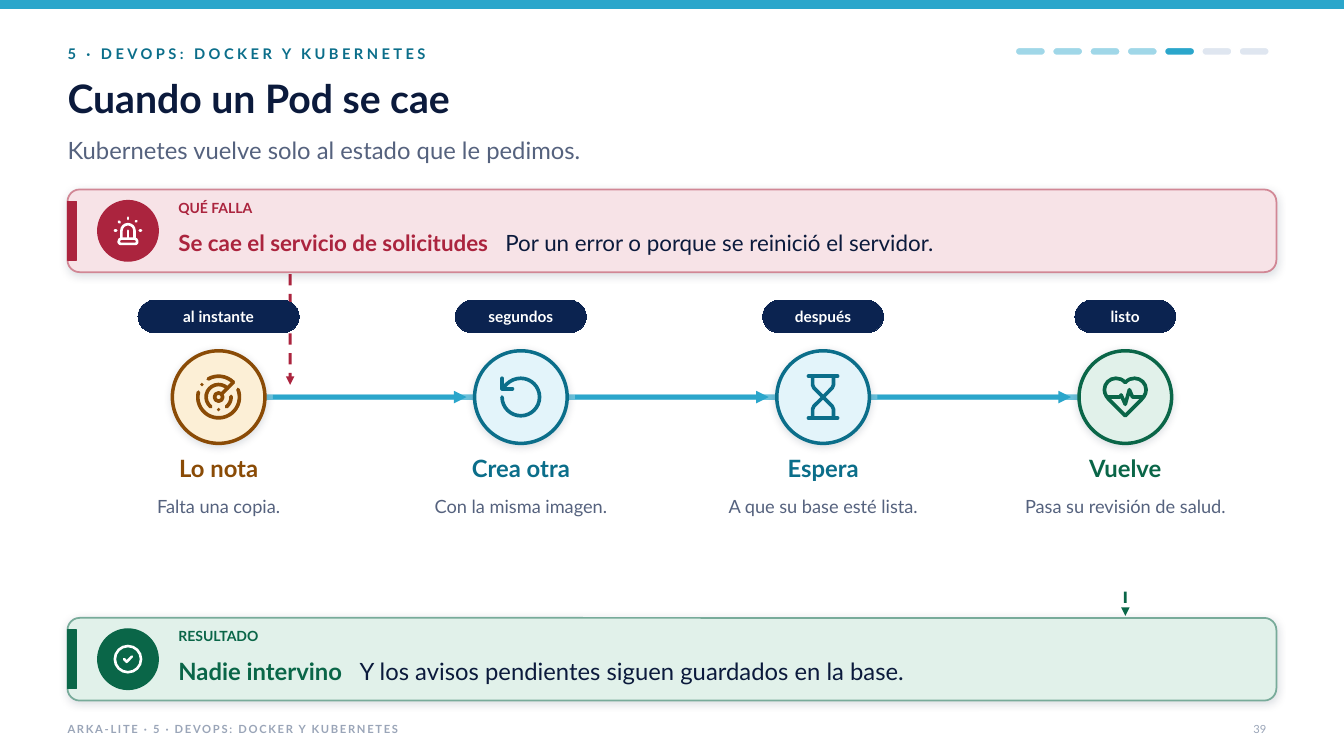
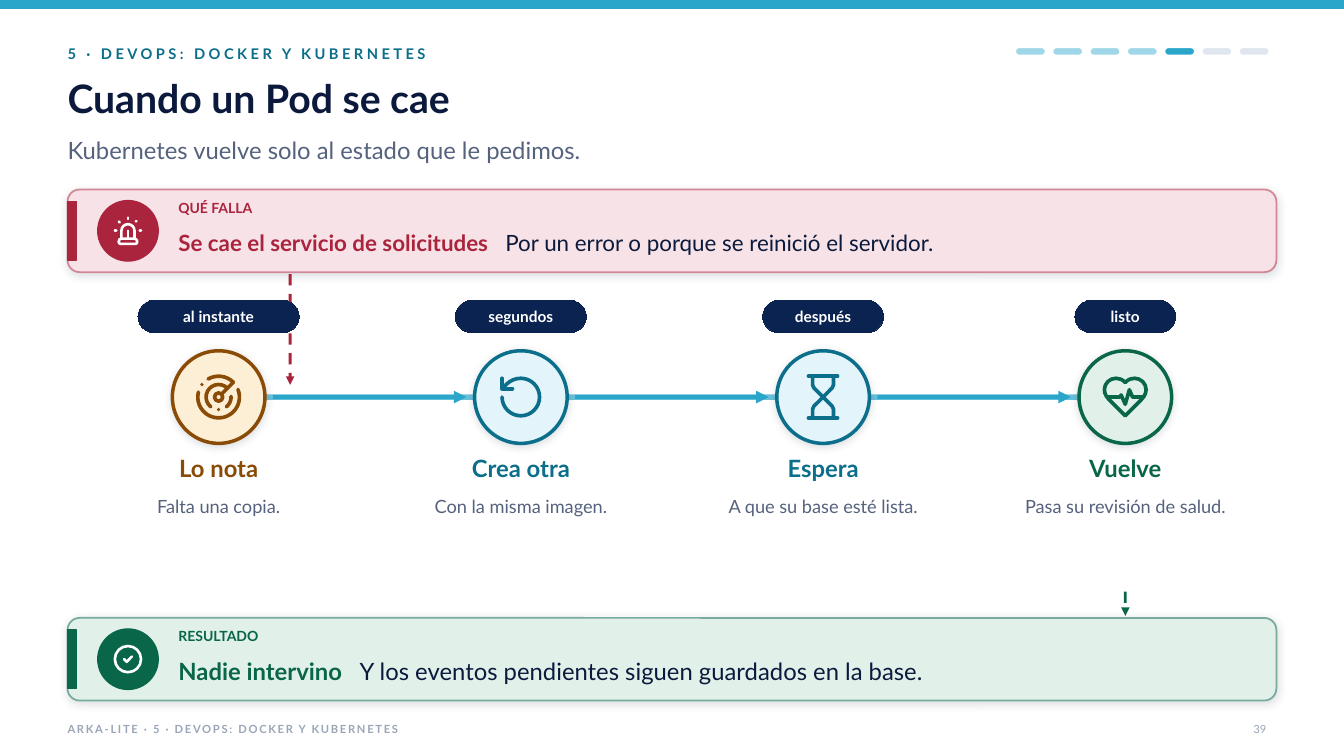
Before and after one commit to jfranceschi-dev/arka-lite, a slide deck: slide 39 of docs/presentation-data/pptx/ARKA-Lite-ejecutivo-con-videos.pptx. Drawn at 1344x756 pixels with LibreOffice and Linux fonts; fonts in the diff are those of the drawing. Boxes give left, top, right and bottom in pixels: in the first picture for what was removed or moved away, otherwise in the second. Text is boxed around its words. In the diff, an @@ line names an element or a change of style, - is before the commit and + after.

```diff
--- a/docs/presentation-data/pptx/ARKA-Lite-ejecutivo-con-videos.pptx
+++ b/docs/presentation-data/pptx/ARKA-Lite-ejecutivo-con-videos.pptx
@@ text at (178, 662, 923, 685): text changed @@
-Nadie intervino Y los avisos pendientes siguen guardados en la base.
+Nadie intervino Y los eventos pendientes siguen guardados en la base.
```
Also in this commit, not shown: 2 other slides changed, 15 other files.
